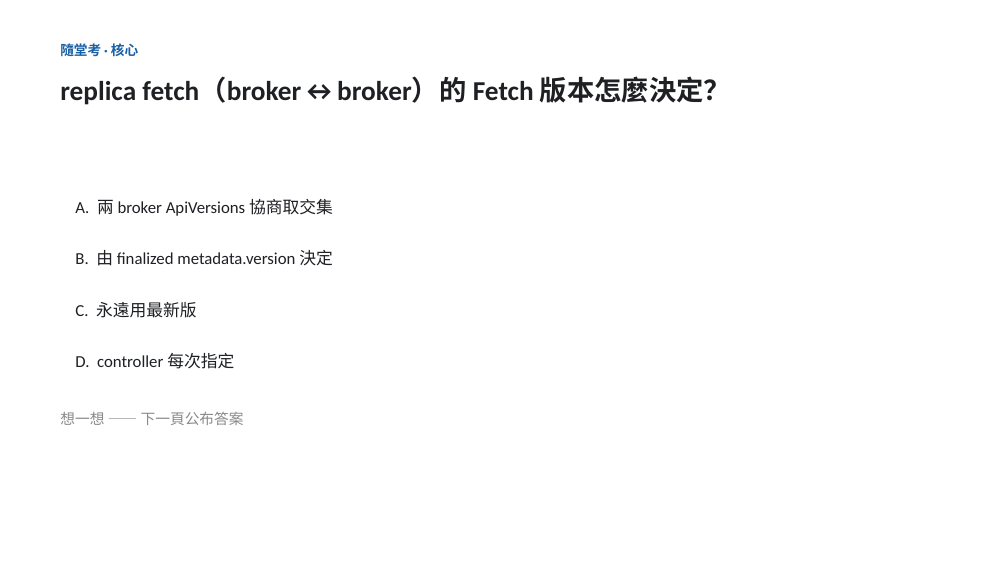
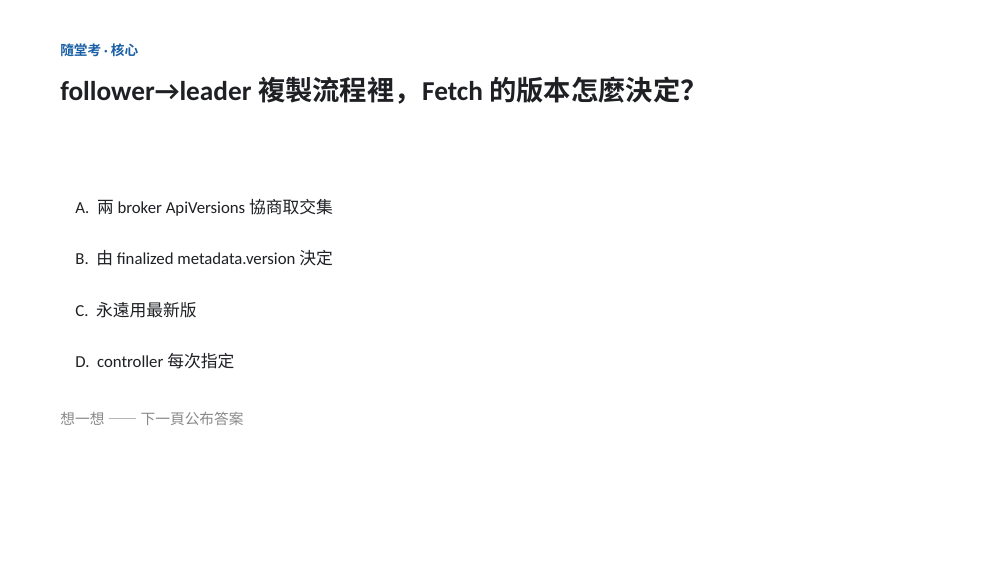
Before and after one commit to unknowntpo/kafka, a slide deck: slide 12 of study/version-control/kafka-version-negotiation.pptx. Drawn at 1008x567 pixels with LibreOffice and Linux fonts; fonts in the diff are those of the drawing. Boxes give left, top, right and bottom in pixels: in the first picture for what was removed or moved away, otherwise in the second. Text is boxed around its words. In the diff, an @@ line names an element or a change of style, - is before the commit and + after.

Commit message:
study(version-control): 連線改名「follower→leader 複製流程」——replica fetch 是 RPC 角色非連線名
- 該路徑本質是複製流程（對齊 OffsetsForLeaderEpoch → 定位 ListOffsets → 抓資料 Fetch，三支輪流走同一 blockingSender）
- deck 架構(a)/(b)、Recap、quiz 0：連線一律稱「複製流程」，Fetch 只指 RPC；replica fetch 保留給舉例張（Fetch 的 replica 身分）
- rpc-version-selection.md 同步用詞

```diff
--- a/study/version-control/kafka-version-negotiation.pptx
+++ b/study/version-control/kafka-version-negotiation.pptx
@@ text at [60,76,707,104]: text changed @@
-replica fetch（broker↔broker）的 Fetch 版本怎麼決定？
+follower→leader 複製流程裡，Fetch 的版本怎麼決定？
```
Also in this commit, not shown: 4 other slides changed, 2 other files.
